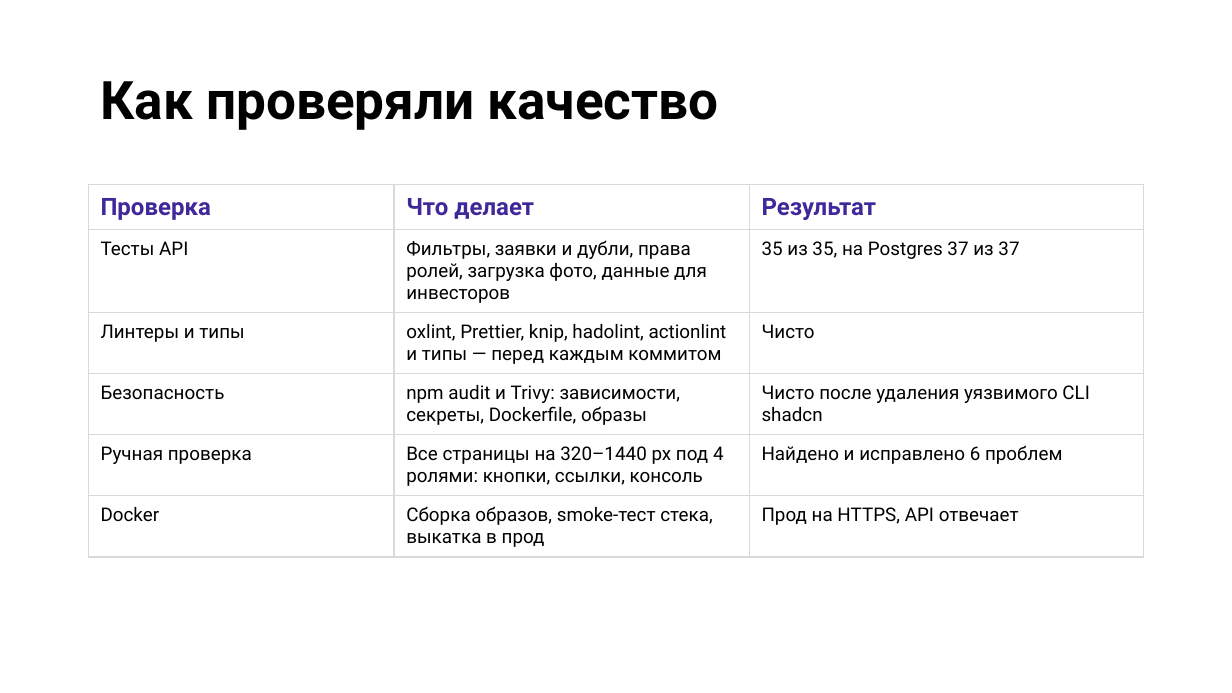
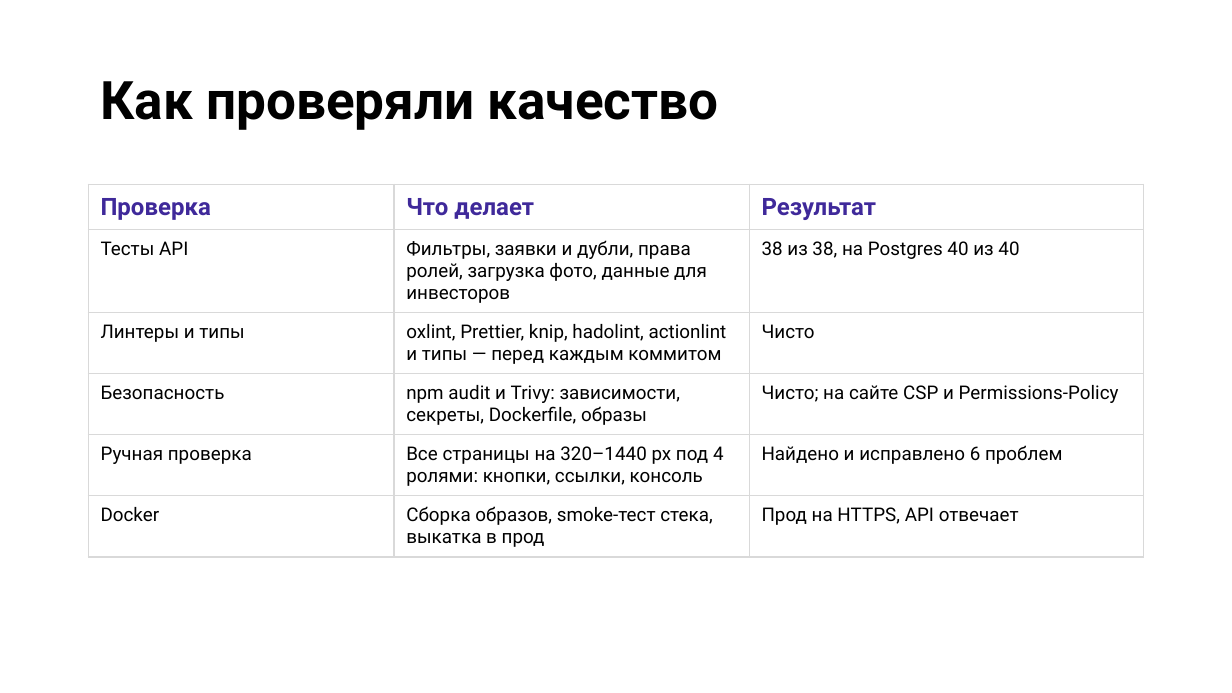
Before and after one commit to VitalyKruk/dobryi-dom, a slide deck: slide 13 of docs/Добрый_дом_Защита_проекта.pptx. Drawn at 1232x693 pixels with LibreOffice and Linux fonts; fonts in the diff are those of the drawing; background and template pictures are left out. Boxes give left, top, right and bottom in pixels: in the first picture for what was removed or moved away, otherwise in the second. Text is boxed around its words. In the diff, an @@ line names an element or a change of style, - is before the commit and + after.

```diff
--- a/docs/Добрый_дом_Защита_проекта.pptx
+++ b/docs/Добрый_дом_Защита_проекта.pptx
@@ table at [89,185,1143,564] @@
-row 2, column 3: 35 из 35, на Postgres 37 из 37
+row 2, column 3: 38 из 38, на Postgres 40 из 40
-row 4, column 3: Чисто после удаления уязвимого CLI shadcn
+row 4, column 3: Чисто; на сайте CSP и Permissions-Policy
```
Also in this commit, not shown: 4 other slides changed, 3 other files.
